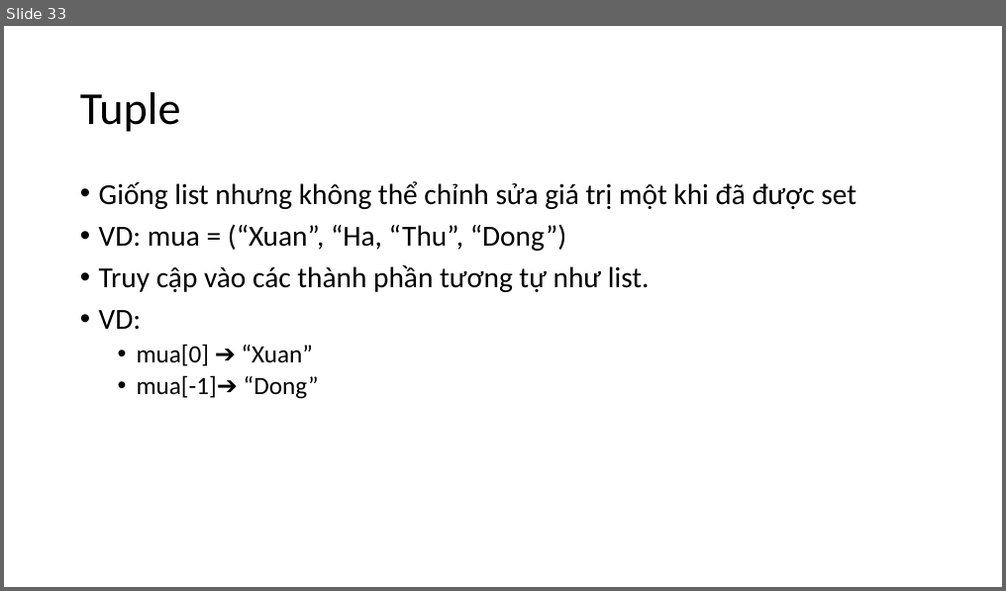
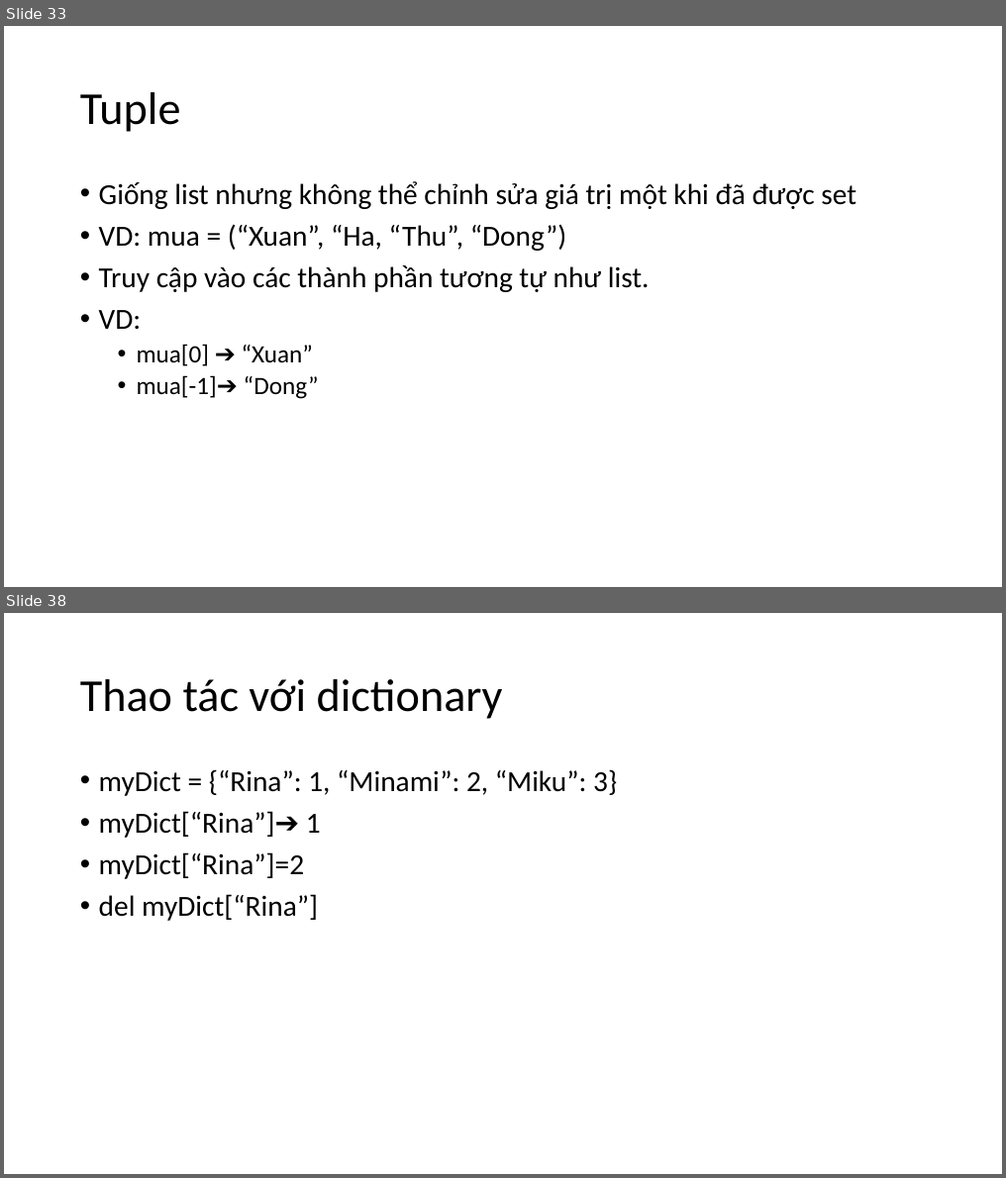
Before and after one commit to levinhhoang16/PyOpenCVCourse, a slide deck: Lecture/PythonCoban.pptx. Shown one above the other, each under a label of ours: slide 33 before the commit, slides 33 and 38 after it; the slides between them are not shown. The pictures are 1006x591 and 1006x1178 pixels, drawn with LibreOffice and Linux fonts; fonts in the diff are those of the drawing. Boxes give left, top, right and bottom in pixels: in the first picture for what was removed or moved away, otherwise in the second. Text is boxed around its words. In the diff, an @@ line names an element or a change of style, - is before the commit and + after.

```diff
--- a/Lecture/PythonCoban.pptx
+++ b/Lecture/PythonCoban.pptx
@@ slide 38 added at [4, 613, 1002, 1174], background #FFFFFF @@
@@ title added at [80, 679, 503, 719], 44 pt, text #000000 @@
+Thao tác với dictionary
@@ text added at [99, 769, 617, 921], 28 pt, text #000000 @@
+• myDict = {“Rina”: 1, “Minami”: 2, “Miku”: 3}
+• myDict[“Rina”]➔ 1
+• myDict[“Rina”]=2
+• del myDict[“Rina”]
```
Also in this commit, not shown: 15 other slides added.
